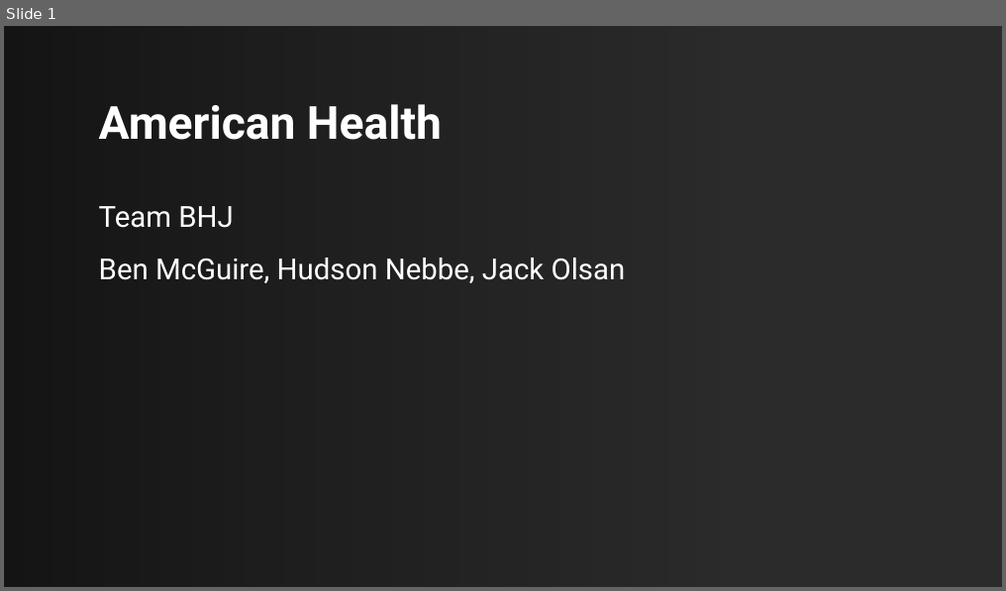
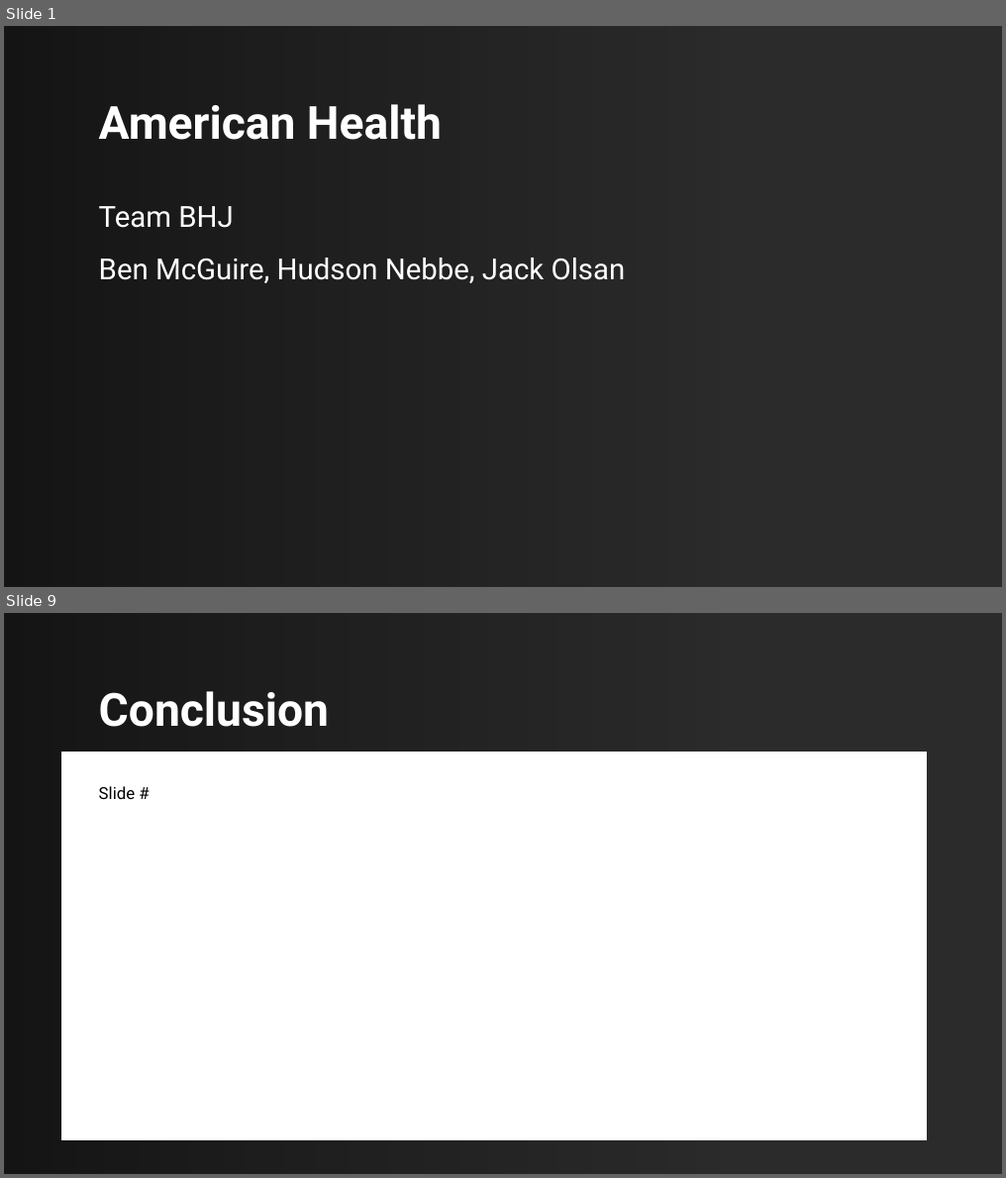
Before and after one commit to HudsonIAState/DS202Final, a slide deck: American Health Final Presentation DS202.pptx. Shown one above the other, each under a label of ours: slide 1 before the commit, slides 1 and 9 after it; the slides between them are not shown. The pictures are 1006x591 and 1006x1178 pixels, drawn with LibreOffice and Linux fonts; fonts in the diff are those of the drawing; background and template pictures are left out; a plain dark background stands for a picture behind light text. Boxes give left, top, right and bottom in pixels: in the first picture for what was removed or moved away, otherwise in the second. Text is boxed around its words. In the diff, an @@ line names an element or a change of style, - is before the commit and + after.

Commit message:
Added intro and Data Description To Slidedeck

```diff
--- a/American Health Final Presentation DS202.pptx
+++ b/American Health Final Presentation DS202.pptx
@@ slide 9 added at [4,613,1002,1174], background picture (left out); not listed: 1 template element that a slide beside it also shows @@
@@ rectangle added at [4,613,1002,1174], fill #FFFFFF @@
@@ rectangle added at [4,613,723,1174], fill gradient #000000 @@
@@ title added at [99,691,329,727], 44 pt, text #FFFFFF, bold @@
+Conclusion
@@ rectangle added at [61,752,927,1140], fill #FFFFFF, outline #FFFFFF 1 pt @@
@@ subtitle added at [99,786,135,799], 16 pt, text #000000 @@
+Slide #
```
Also in this commit, not shown: 4 slides changed, 3 other slides added, 2 slides removed.
